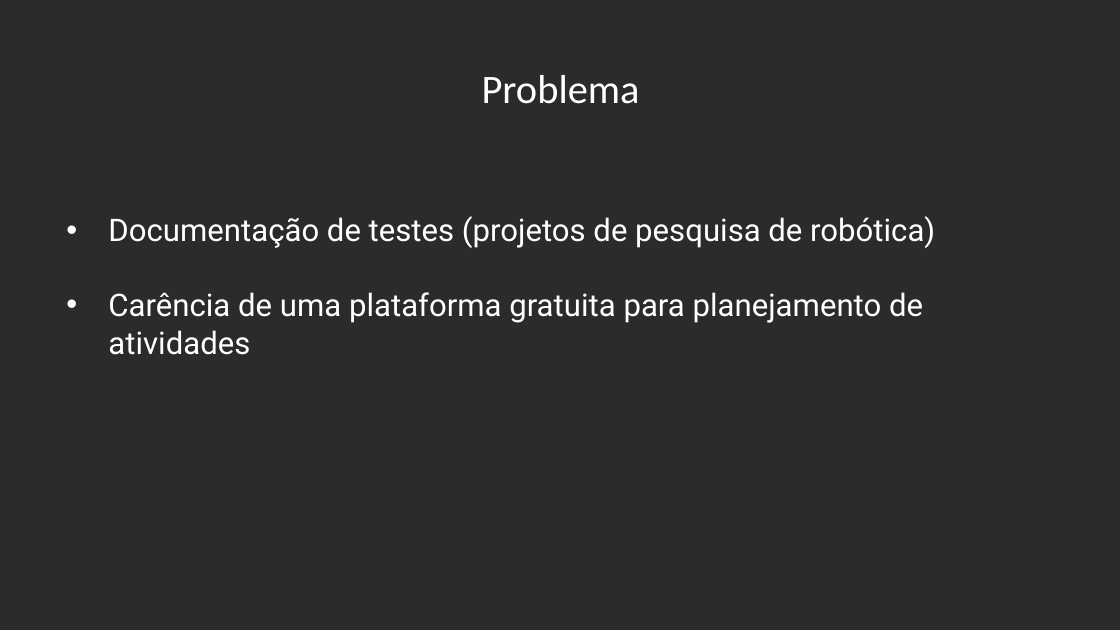
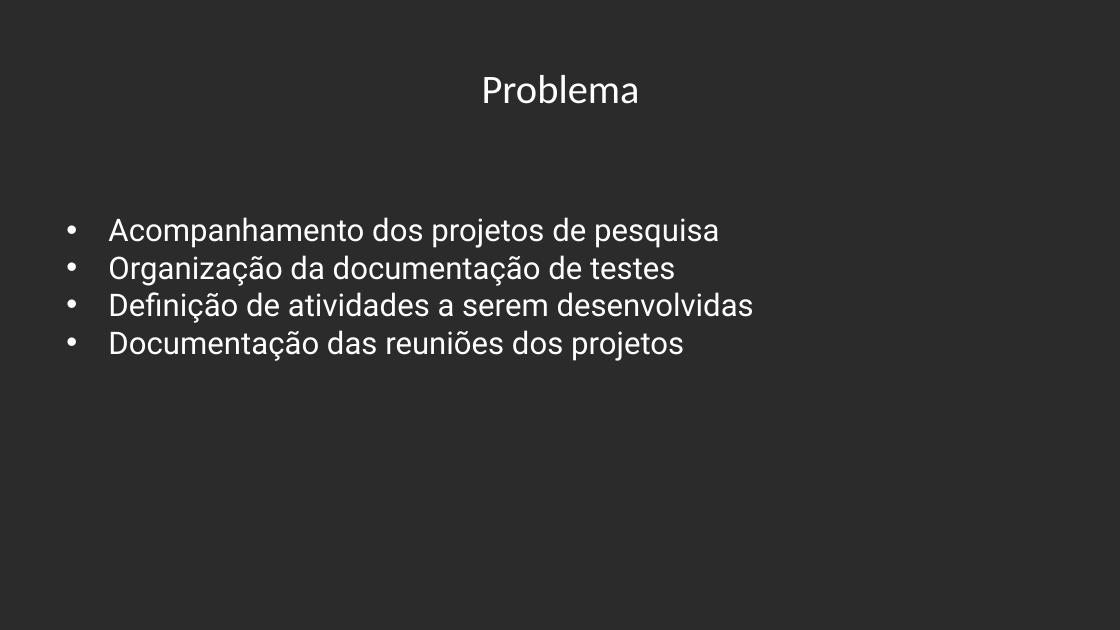
Before and after one commit to leoalopes/tccCodeIgniter, a slide deck: slide 3 of SeminarioAndamento.pptx. Drawn at 1120x630 pixels with LibreOffice and Linux fonts; fonts in the diff are those of the drawing; background and template pictures are left out; a plain dark background stands for a picture behind light text. Boxes give left, top, right and bottom in pixels: in the first picture for what was removed or moved away, otherwise in the second. Text is boxed around its words. In the diff, an @@ line names an element or a change of style, - is before the commit and + after.

```diff
--- a/SeminarioAndamento.pptx
+++ b/SeminarioAndamento.pptx
@@ text at bbox=[108, 217, 754, 361]: text changed @@
-                • Documentação de testes (projetos de pesquisa de robótica)
-                • Carência de uma plataforma gratuita para planejamento de atividades
+                • Acompanhamento dos projetos de pesquisa
+                • Organização da documentação de testes
+                • Definição de atividades a serem desenvolvidas
+                • Documentação das reuniões dos projetos
```
Also in this commit, not shown: 1 other slide changed.
